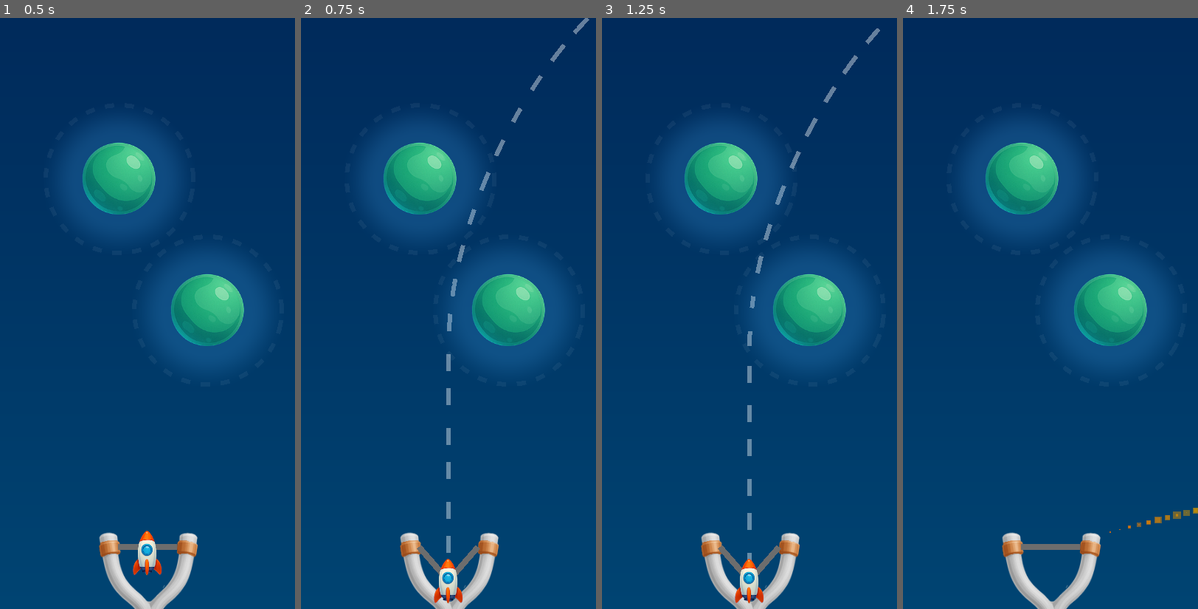
Above: before the commit, frames 1-4 (left to right).
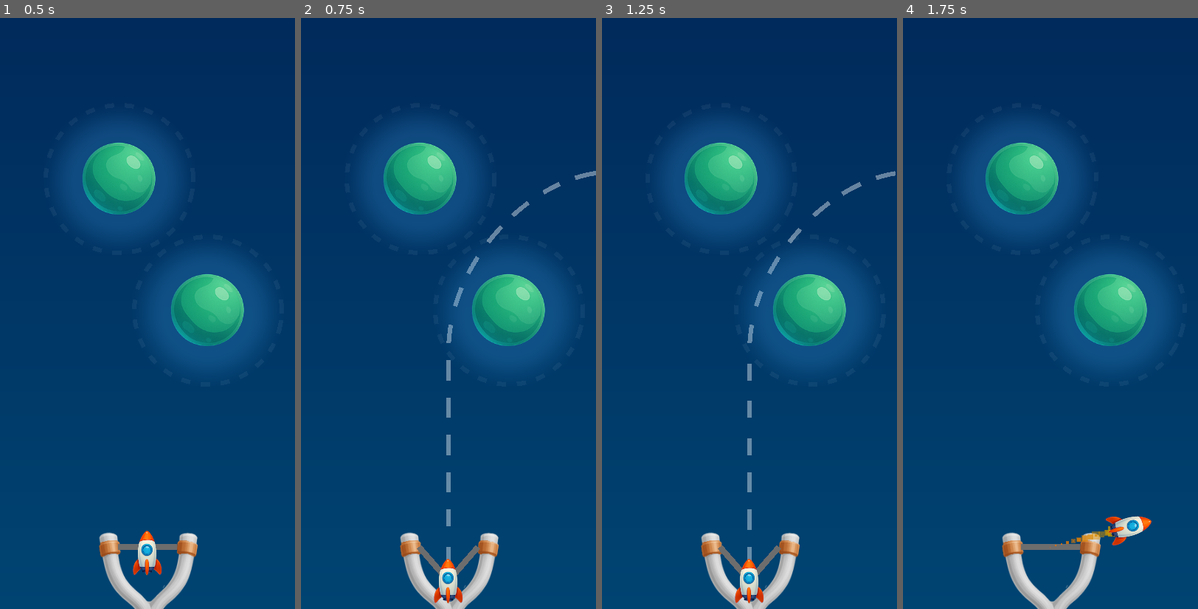
Above: after the commit, the same moments.

Repository: nbarkoch/spacecraft-launcher
Game: Godot game, scene res://scenes/game.tscn
Two runs of this game, one before a commit and one after it. Both use one fixed random seed, a clock stepped at 60 frames per second and the inputs below.
Inputs (mouse positions are in pixels of both pictures, inside the frame that each line leads up to):
- Up to frame 1 (0.5 s): no input
- Up to frame 2 (0.75 s): tap Enter at 0.5 s; move the mouse to (448, 579) at 0.52 s; press the mouse at (448, 579) at 0.53 s
- Up to frame 3 (1.25 s): no input
- Up to frame 4 (1.75 s): move the mouse to (991, 343) at 1.27 s; release the mouse at (991, 343) at 1.28 s; click (991, 343) at 1.35 s

Frame 1 is identical in both runs. In frame 2, 1.1% of the frame differs, in the area x 49-100%, y 0-92%; in frame 3, 0.8%; in frame 4, 0.7%.

Commit message:
reduce multiplier

Diff:
--- a/scripts/slingshot.gd
+++ b/scripts/slingshot.gd
@@ -12,6 +12,7 @@
 var rightLine
 var spacecraft
 var trajectory_predictor
+const MULTIPLIER = 6
 
 func _ready():
 	slingshotState = SlingshotState.idle
@@ -53,7 +54,7 @@
 					spacecraft.rotation = launch_direction.angle() + PI/2
 
 				# Calculate and show trajectory prediction
-				var velocity = (center_pos - mouse_pos) * 10
+				var velocity = (center_pos - mouse_pos) * MULTIPLIER
 				trajectory_predictor.show_trajectory()
 				trajectory_predictor.update_prediction(mouse_pos, velocity)
 
@@ -68,7 +69,7 @@
 				trajectory_predictor.hide_trajectory()
 
 				# Calculate velocity
-				var velocity = (center_pos - mouse_pos) * 10
+				var velocity = (center_pos - mouse_pos) * MULTIPLIER
 
 				# Rotation is already set from pulling phase
 				# Release spacecraft
